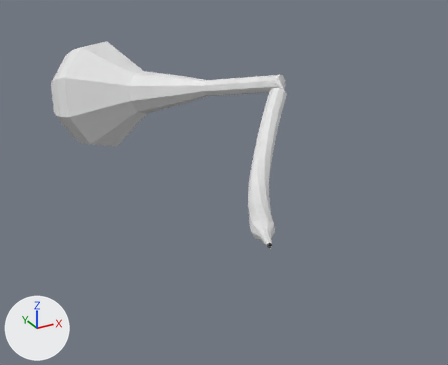
Two versions of the OBJ model src/atlas_model/data/obj_files/ABalaaapalr_t340.obj, one commit apart.
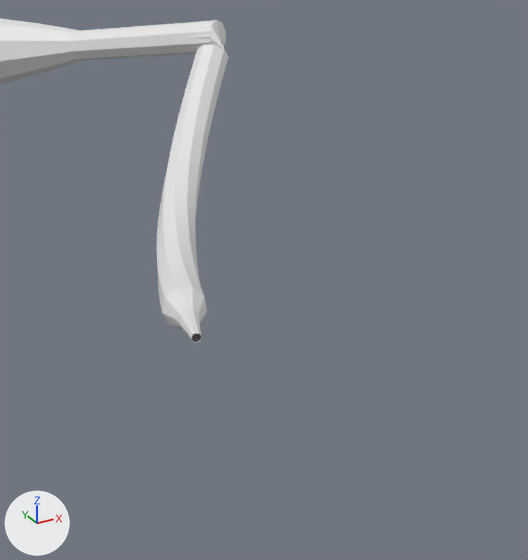
Each version appears first whole from a 50 mm camera at (72.8, -166.0, 117.7) aimed at (102.6, -111.8, 90.6), and next in a close-up on the part from 37% to 100% of the width and 17% to 100% of the height. Arrows for +X, +Y and +Z are at lower left; the lights stay in place. Where no turn or scale is listed for an object, it has been applied to the vertices. Vertices at the same position are counted once.

In view in the first close-up: 'ABalaaapalr_t340'.
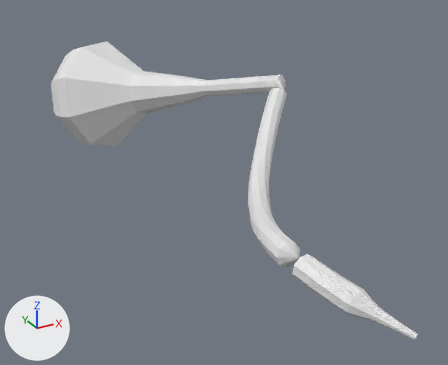
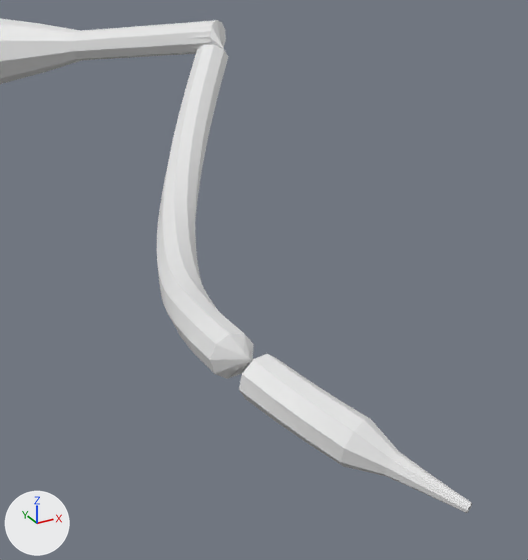
Changed parts and their boxes [x1, y1, x2, y2] in the close-ups (528 x 560 px):
'ABalaaapalr_t340', reshaped
    before: [0, 18, 228, 343]
    after: [0, 18, 472, 513]
part 1 of me_abalaaapalr_t340, built on
    before: [157, 233, 207, 343]
    after: [157, 233, 472, 513]

Diff of the bpy script that builds the scene:
```diff
--- a/src/atlas_model/data/obj_files/ABalaaapalr_t340.obj.py
+++ b/src/atlas_model/data/obj_files/ABalaaapalr_t340.obj.py
@@ me_abalaaapalr_t340 @@
 # used by ob_abalaaapalr_t340; location = (0.0, 0.0, 0.0)
-me_abalaaapalr_t340.from_pydata(...)  # 298 vertices, 576 faces; spans x 91.7..113.1, y -132.5..-76.5, z 86.5..100.9
+me_abalaaapalr_t340.from_pydata(...)  # 361 vertices, 702 faces; spans x 91.7..113.1, y -143.9..-76.5, z 86.5..100.9
+# me_abalaaapalr_t340 part 1
+# 9 vertices are removed from x 94.9..95.3, y -132.5..-132.3, z 94.8..95.2
+# 18 faces are deleted
+# 4 vertices in x 100.2..100.8, y -123.7..-121.7, z 92.2..93.3 move by (0.1, 0.1, 0.0)
+# 4 vertices in x 99.1..100.0, y -123.2..-122.7, z 92.3..94.2 move by (0.1, 0.1, -0.1)
+# 57 vertices move from x 95.5..101.0, y -131.3..-122.0, z 92.2..94.9 to x 95.4..101.1, y -131.9..-122.0, z 92.2..95.3
+# 72 vertices are added at x 95.0..99.1, y -143.9..-133.5, z 92.8..95.5
+# 144 new faces join them
```
